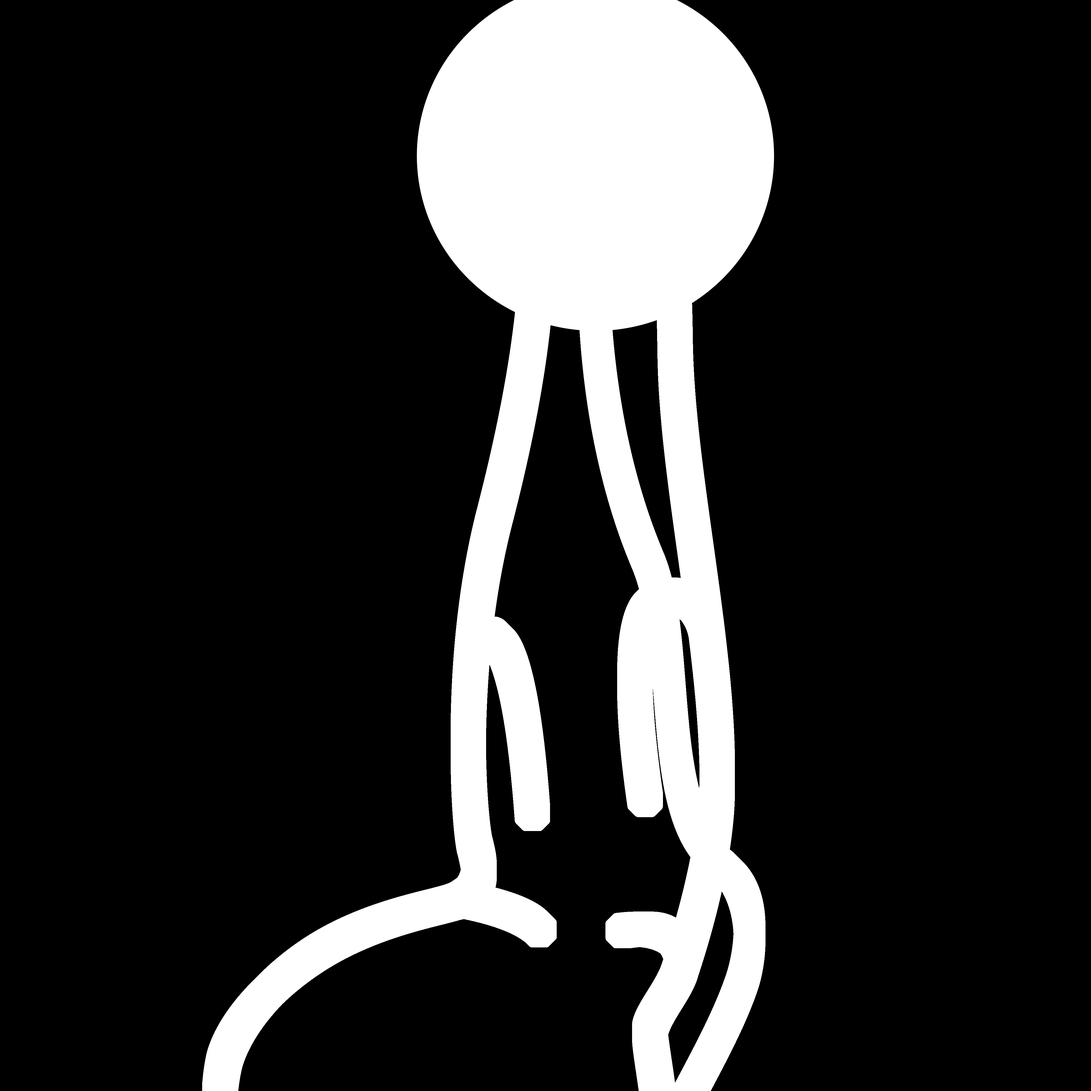
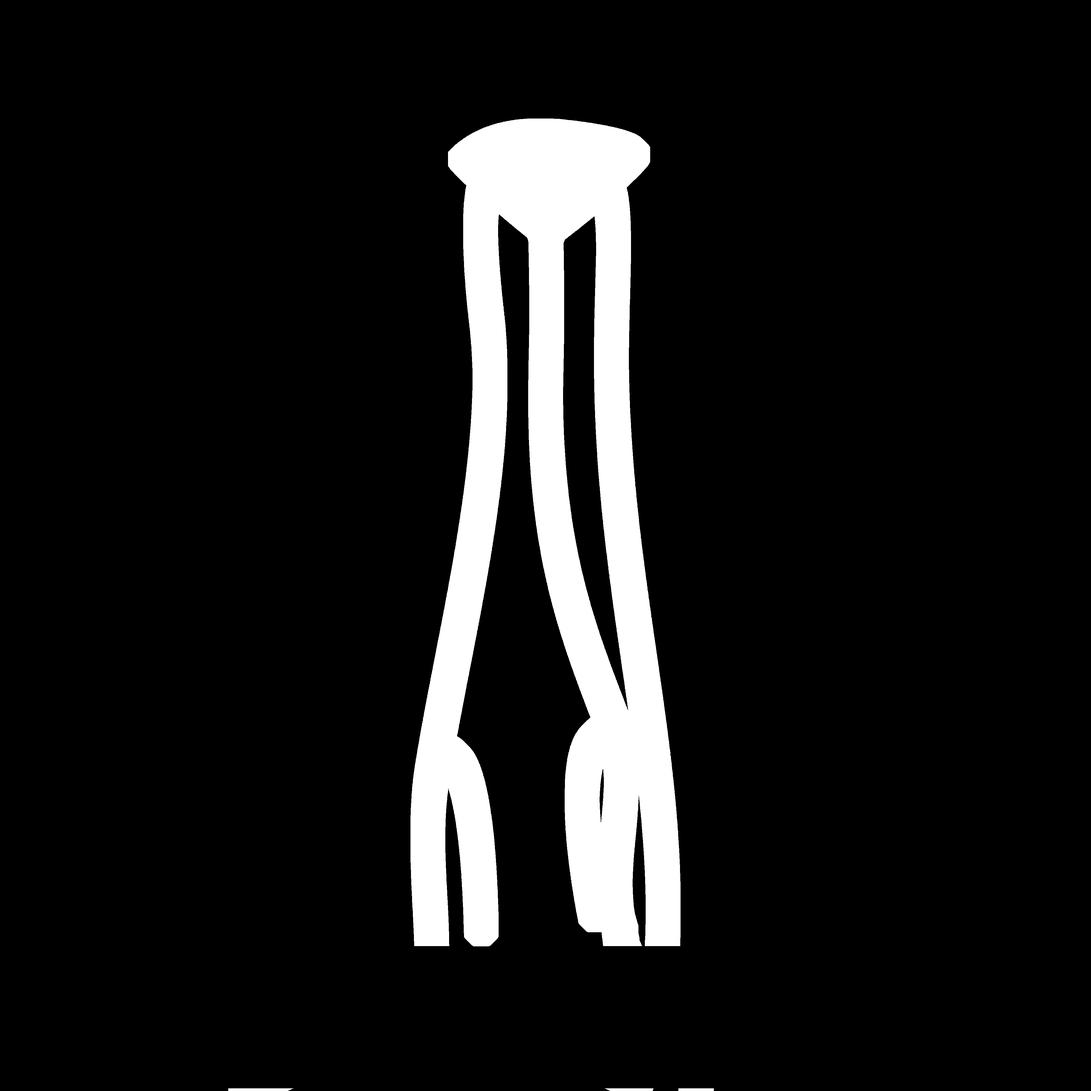
Layer changes from the first 1091×1091 image to the second:
painted on "Layer 1" over box(202, 0, 775, 1091)
removed layer "Invert" over box(464, 114, 722, 848)
removed layer "Layer 2" over box(202, 0, 775, 1091)
